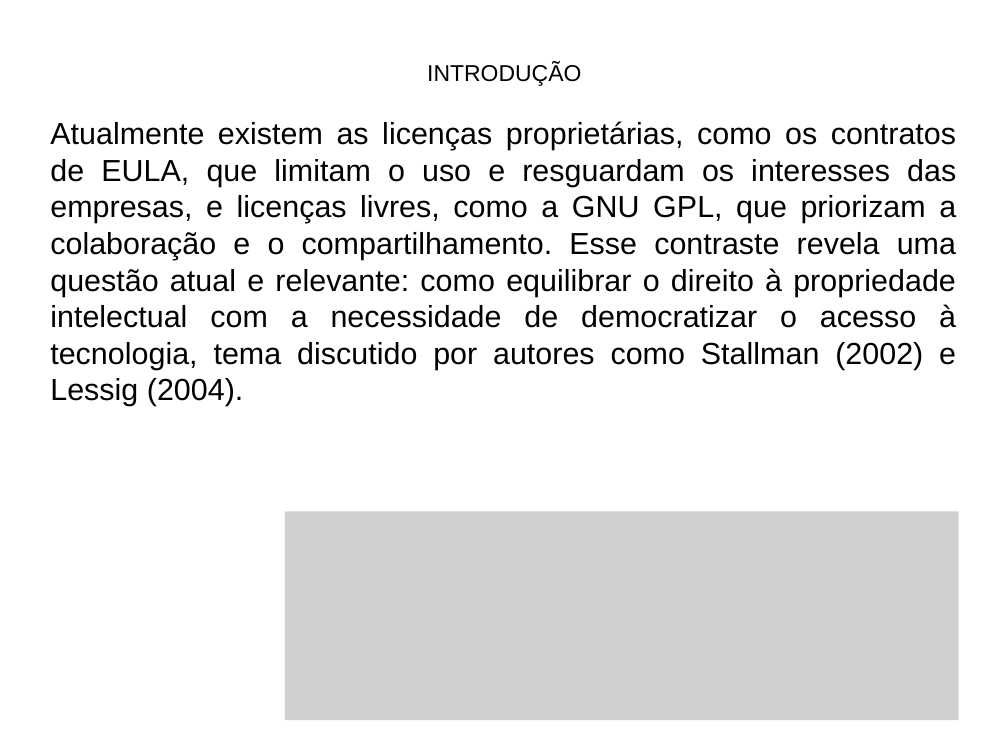
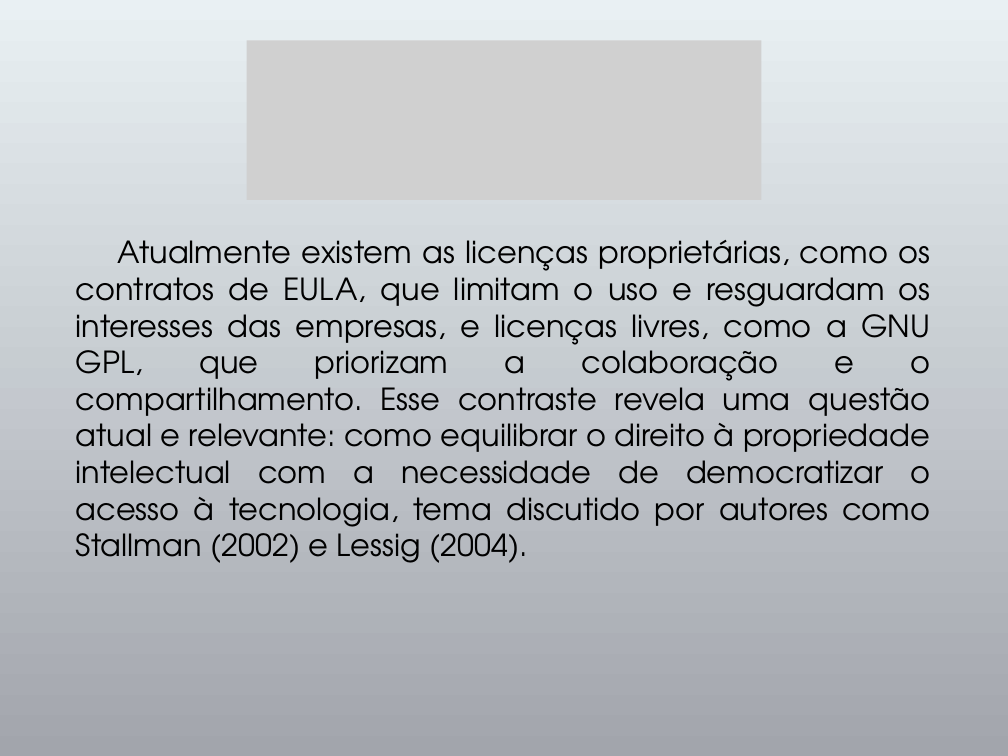
Before and after one commit to ETECVAV-C1-Amadores/Trabalho-Licenciamento-de-Software, a slide deck: slide 4 of Slide-do-Licenciamento.pptx. Drawn at 1008x756 pixels with LibreOffice and Linux fonts; fonts in the diff are those of the drawing; grey boxes stand for pictures. Boxes give left, top, right and bottom in pixels: in the first picture for what was removed or moved away, otherwise in the second. Text is boxed around its words. In the diff, an @@ line names an element or a change of style, - is before the commit and + after.

```diff
--- a/Slide-do-Licenciamento.pptx
+++ b/Slide-do-Licenciamento.pptx
@@ background #FFFFFF to gradient #E9F0F3 to #A2A5AC @@
@@ picture: place and size @@
-picture at [285,511,959,720]
+picture at [247,41,761,200]
@@ text removed at [427,62,581,86] @@
-INTRODUÇÃO
@@ text "Atualmente existem as licenças proprietárias, ...": place and size @@
-text "Atualmente existem as licenças proprietárias, ..." at [50,121,956,406]
+text "Atualmente existem as licenças proprietárias, ..." at [76,240,931,563]
@@ text "Atualmente existem as licenças proprietárias, ..." at [76,240,931,563]: font Arial to TeX Gyre Adventor @@
```
Also in this commit, not shown: 8 other slides changed, 3 slides added.
